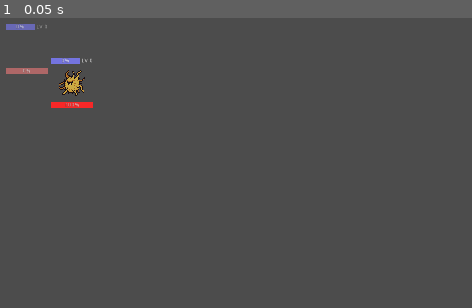
Above: before the commit, frame 1.
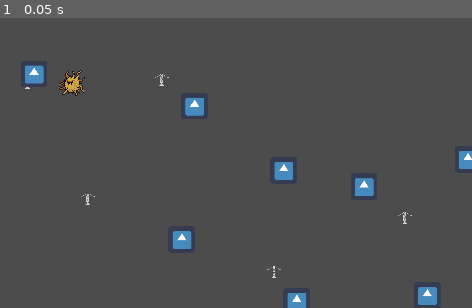
Above: after the commit, the same moment.

Repository: Werkaninchen/milchbroetchen
Game: Godot game, scene res://Level/TestLevel.tscn
Two runs of this game, one before a commit and one after it. Both use one fixed random seed, a clock stepped at 60 frames per second and the inputs below. The engine's default icon, where the game draws it, is replaced by a stand-in: a white triangle on a blue panel in a dark square.
Inputs:
- Up to frame 1 (0.05 s): no input

The runs differ from the first frame. In frame 1, 2.5% of the frame differs, in the area x 1-100%, y 2-100%.
Error before the commit: Invalid get index 'needed_exp' (on base: 'Node2D'). (res://character/Hud/CharacterHud.gd:18)

Commit message:
Split Screen Done

Diff:
--- a/godot/GameView/PlayerScreen.gd
+++ b/godot/GameView/PlayerScreen.gd
@@ -8,17 +8,20 @@
 
 var camera2d
 
+var world
+
 # Called when the node enters the scene tree for the first time.
 func _ready():
-	player_game_view = $GameView
-	player_game_world = $GameView/PlayerViewport
+	player_game_view = $MC/GameView
+	player_game_world = $MC/GameView/PlayerViewport
 	player_game_view.texture = player_game_world.get_texture()
+	player_game_world.world_2d = world.world_2d
+	camera2d.custom_viewport = player_game_world
+	camera2d.current = true
 
 func set_up_player_game(world, camera, player):
-	player_game_world.world_2d = world.world_2d
+	self.world = world
 	camera2d = camera
-	camera.custom_viewport = player_game_world
-	camera.current = true
 	self.player = player
 
 
--- a/godot/GameView/PlayerScreen.tscn
+++ b/godot/GameView/PlayerScreen.tscn
@@ -1,6 +1,7 @@
-[gd_scene load_steps=2 format=2]
+[gd_scene load_steps=3 format=2]
 
 [ext_resource path="res://GameView/PlayerScreen.gd" type="Script" id=1]
+[ext_resource path="res://character/Hud/CharacterHud.tscn" type="PackedScene" id=2]
 
 [node name="PlayerScreen" type="Control"]
 anchor_right = 1.0
@@ -9,16 +10,36 @@
 size_flags_vertical = 3
 script = ExtResource( 1 )
 
-[node name="GameView" type="TextureRect" parent="."]
+[node name="MC" type="MarginContainer" parent="."]
 anchor_right = 1.0
 anchor_bottom = 1.0
 size_flags_horizontal = 3
 size_flags_vertical = 3
+custom_constants/margin_right = 20
+custom_constants/margin_top = 20
+custom_constants/margin_left = 20
+custom_constants/margin_bottom = 20
+
+[node name="PanelContainer" type="Panel" parent="MC"]
+margin_left = 20.0
+margin_top = 20.0
+margin_right = 1900.0
+margin_bottom = 1060.0
+size_flags_horizontal = 3
+size_flags_vertical = 3
+
+[node name="GameView" type="TextureRect" parent="MC"]
+margin_left = 20.0
+margin_top = 20.0
+margin_right = 1900.0
+margin_bottom = 1060.0
+size_flags_horizontal = 3
+size_flags_vertical = 3
 expand = true
-stretch_mode = 6
+stretch_mode = 7
 
-[node name="PlayerViewport" type="Viewport" parent="GameView"]
-size = Vector2( 720, 720 )
+[node name="PlayerViewport" type="Viewport" parent="MC/GameView"]
+size = Vector2( 1280, 720 )
 transparent_bg = true
 hdr = false
 disable_3d = true
@@ -26,6 +47,8 @@
 render_target_v_flip = true
 gui_disable_input = true
 
-[node name="HUD" type="Control" parent="."]
-anchor_right = 1.0
-anchor_bottom = 1.0
+[node name="CharacterHud" parent="MC" instance=ExtResource( 2 )]
+margin_left = 20.0
+margin_top = 20.0
+margin_right = 1900.0
+margin_bottom = 1060.0
--- a/godot/GameView/Screen.gd
+++ b/godot/GameView/Screen.gd
@@ -13,14 +13,19 @@
 func _ready():
 	for player in players:
 		var new_player_screen = player_screen.instance()
-		if screens.size() < 2:
-			$HBC/VBC.add_child(new_player_screen)
-		else:
-			$HBC/VBC2.add_child(new_player_screen)
 
 		screens.append(new_player_screen)
 		players[player].player_screen_scene = new_player_screen
 		new_player_screen.set_up_player_game($World, players[player].char_scene.camera, players[player].char_scene)
+
+
+		if screens.size() < 2:
+			$VBC/HBC.add_child(new_player_screen)
+		else:
+			$VBC/HBC2.size_flags_vertical = SIZE_EXPAND_FILL
+			$VBC/HBC2.add_child(new_player_screen)
+
+
 
 func setup_players(players):
 	self.players = players
--- a/godot/GameView/Screen.tscn
+++ b/godot/GameView/Screen.tscn
@@ -7,22 +7,30 @@
 anchor_bottom = 1.0
 script = ExtResource( 1 )
 
-[node name="HBC" type="HBoxContainer" parent="."]
+[node name="ColorRect" type="ColorRect" parent="."]
 anchor_right = 1.0
 anchor_bottom = 1.0
+size_flags_horizontal = 3
+size_flags_vertical = 3
+color = Color( 0, 0, 0, 1 )
 
-[node name="VBC" type="VBoxContainer" parent="HBC"]
-margin_right = 958.0
-margin_bottom = 1080.0
+[node name="VBC" type="VBoxContainer" parent="."]
+anchor_right = 1.0
+anchor_bottom = 1.0
 size_flags_horizontal = 3
 size_flags_vertical = 3
 
-[node name="VBC2" type="VBoxContainer" parent="HBC"]
-margin_left = 962.0
+[node name="HBC" type="HBoxContainer" parent="VBC"]
+margin_right = 1920.0
+margin_bottom = 1076.0
+size_flags_horizontal = 3
+size_flags_vertical = 3
+
+[node name="HBC2" type="HBoxContainer" parent="VBC"]
+margin_top = 1080.0
 margin_right = 1920.0
 margin_bottom = 1080.0
 size_flags_horizontal = 3
-size_flags_vertical = 3
 
 [node name="World" type="Viewport" parent="."]
 transparent_bg = true
--- a/godot/Level/TestLevel.tscn
+++ b/godot/Level/TestLevel.tscn
@@ -1,16 +1,11 @@
 [gd_scene load_steps=3 format=2]
 
 [ext_resource path="res://character/Character.tscn" type="PackedScene" id=1]
-[ext_resource path="res://character/Hud/CharacterHud.tscn" type="PackedScene" id=2]
+[ext_resource path="res://consumables/Consumables.tscn" type="PackedScene" id=2]
 
 [node name="TestLevel" type="Node2D"]
 
 [node name="Character" parent="." instance=ExtResource( 1 )]
 position = Vector2( 108.601, 81.4506 )
 
-[node name="CharacterHud" parent="Character" instance=ExtResource( 2 )]
-
-[node name="Camera2D" type="Camera2D" parent="Character"]
-current = true
-
 [node name="Consumables" parent="." instance=ExtResource( 2 )]
--- a/godot/StartScreen/StartScreen.gd
+++ b/godot/StartScreen/StartScreen.gd
@@ -44,30 +44,43 @@
 		if !event.pressed:
 			if event.button_index == JOY_START:
 				if players.has(event.device):
-					players[event.device].text.text = "Please Press Start"
+					players[event.device].label.text = "Please Press Start"
+					player_texts.push_front(players[event.device].label)
 					players.erase(event.device)
 				else:
 					players[event.device] = {}
-					players[event.device].text =
-					players[event.device].text.text = "Please Hold A"
+					players[event.device].label = player_texts.pop_front()
+					players[event.device].ready = false
+					players[event.device].label.text = "Please Hold A"
 
 			if event.button_index == JOY_XBOX_A:
 				if players.has(event.device) and players[event.device].ready == true:
 					players[event.device].ready = false
-					players[event.device].text.text = "Please Hold A"
-					for player in players:
-						if players[player].ready == true:
-							return
+					players[event.device].label.text = "Please Hold A"
+
+#					var ready_players = 0
+#
+#					for player in players:
+#						if players[player].ready == true:
+#							ready_players += 1
+#
+#					if ready_players <= 1:
 					timer.stop()
 
 
 		if event.pressed and event.button_index == JOY_XBOX_A:
 			if players.has(event.device):
 				players[event.device].ready = true
-				players[event.device].text.text = "You Are Ready"
+				players[event.device].label.text = "You Are Ready"
+
+				var players_ready = 0
+
 				for player in players:
-					if players[player].ready and player != event.device:
-				timer.start(5)
+					if players[player].ready:
+						players_ready += 1
+
+				if players_ready == players.size():
+					timer.start(1)
 
 func _on_timer_timeout():
 	var screen = screen_scene.instance()
--- a/godot/character/Character.gd
+++ b/godot/character/Character.gd
@@ -160,7 +160,10 @@
 			movement_vector = Vector2(0, 0)
 
 		else:
-			move_and_collide(movement_vector * delta)
+			var collider = move_and_collide(movement_vector * delta)
+
+			if collider:
+				movement_vector = Vector2(0, 0)
 
 
 
@@ -182,7 +185,10 @@
 	#global_rotation = movement_vector.angle()
 
 
-	move_and_collide(movement_vector * delta)
+	var collider = move_and_collide(movement_vector * delta)
+
+	if collider:
+		movement_vector = Vector2(0, 0)
 
 
 
@@ -206,7 +212,10 @@
 			movement_vector = Vector2(0, 0)
 
 		else:
-			move_and_collide(movement_vector * delta)
+			var collider = move_and_collide(movement_vector * delta)
+
+			if collider:
+				movement_vector = Vector2(0, 0)
 
 func hit(damage):
 	current_health = clamp(current_health - clamp(damage - defense, 0, damage), 0, max_health)
--- a/godot/character/Character.tscn
+++ b/godot/character/Character.tscn
@@ -1,9 +1,8 @@
-[gd_scene load_steps=6 format=2]
+[gd_scene load_steps=5 format=2]
 
 [ext_resource path="res://character/Character.gd" type="Script" id=1]
 [ext_resource path="res://character/0x72_16x16DungeonTileset.v3.png" type="Texture" id=2]
 [ext_resource path="res://character/Controller/GamepadController.gd" type="Script" id=3]
-[ext_resource path="res://character/Hud/CharacterHud.tscn" type="PackedScene" id=4]
 
 [sub_resource type="CircleShape2D" id=1]
 radius = 37.5496
@@ -24,5 +23,3 @@
 
 [node name="Camera2D" type="Camera2D" parent="."]
 current = true
-
-[node name="CharacterHud" parent="." instance=ExtResource( 4 )]
--- a/godot/character/Hud/CharacterHud.gd
+++ b/godot/character/Hud/CharacterHud.gd
@@ -10,7 +10,7 @@
 
 # Called when the node enters the scene tree for the first time.
 func _ready():
-	character = get_parent()
+	character = get_parent().get_parent().player
 	exp_bar = $HBC/EXPBar
 	health_bar = $HealthBar
 	level = $HBC/Level
--- a/godot/project.godot
+++ b/godot/project.godot
@@ -22,6 +22,7 @@
 [autoload]
 
 enums="*res://global/enums.gd"
+SceneChanger="*res://SceneChanger.gd"
 
 [display]
 
